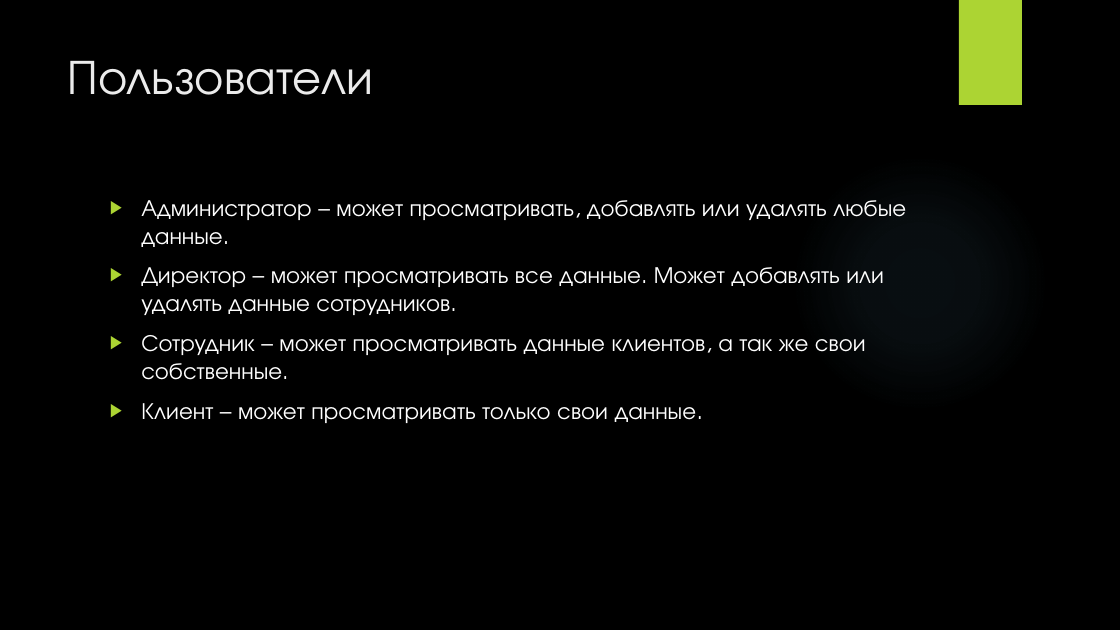
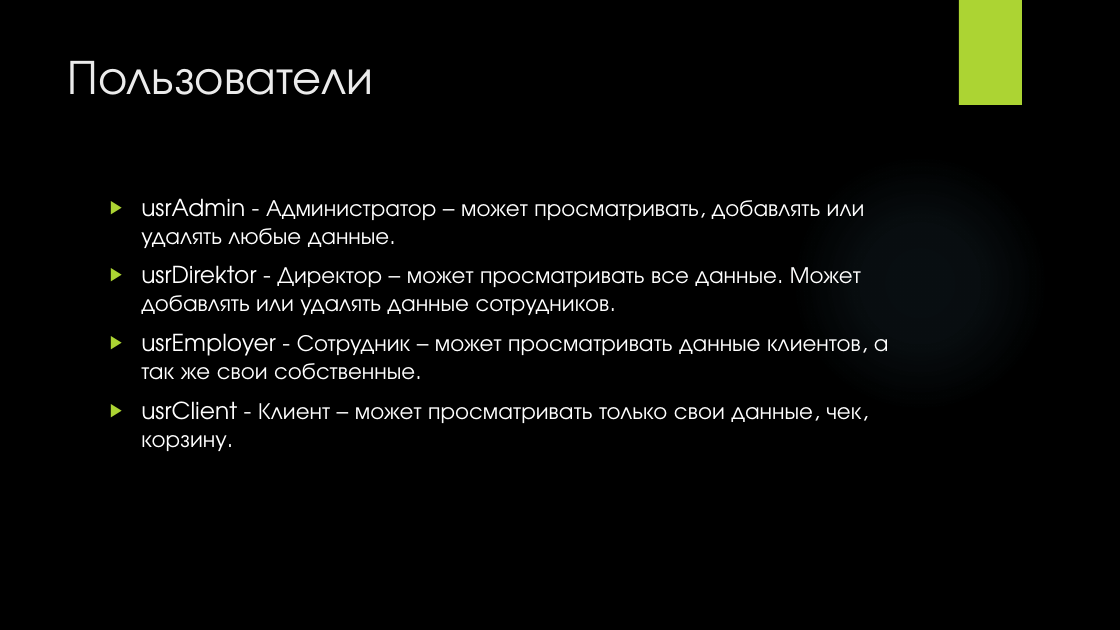
Before and after one commit to DJDims/Cafe-bar-project, a slide deck: slide 10 of Final boss.pptx (slide 8 before the commit). Drawn at 1120x630 pixels with LibreOffice and Linux fonts; fonts in the diff are those of the drawing; background and template pictures are left out. Boxes give left, top, right and bottom in pixels: in the first picture for what was removed or moved away, otherwise in the second. Text is boxed around its words. In the diff, an @@ line names an element or a change of style, - is before the commit and + after.

```diff
--- a/Final boss.pptx
+++ b/Final boss.pptx
@@ text at bbox=[141, 198, 889, 451]: text changed @@
-▶ Администратор – может просматривать, добавлять или удалять любые данные.
-▶ Директор – может просматривать все данные. Может добавлять или удалять данные сотрудников.
-▶ Сотрудник – может просматривать данные клиентов, а так же свои собственные.
-▶ Клиент – может просматривать только свои данные.
+▶ usrAdmin - Администратор – может просматривать, добавлять или удалять любые данные.
+▶ usrDirektor - Директор – может просматривать все данные. Может добавлять или удалять данные сотрудников.
+▶ usrEmployer - Сотрудник – может просматривать данные клиентов, а так же свои собственные.
+▶ usrClient - Клиент – может просматривать только свои данные, чек, корзину.
```
Also in this commit, not shown: 6 other slides changed, 3 slides added, 1 slide removed, 13 other files.
